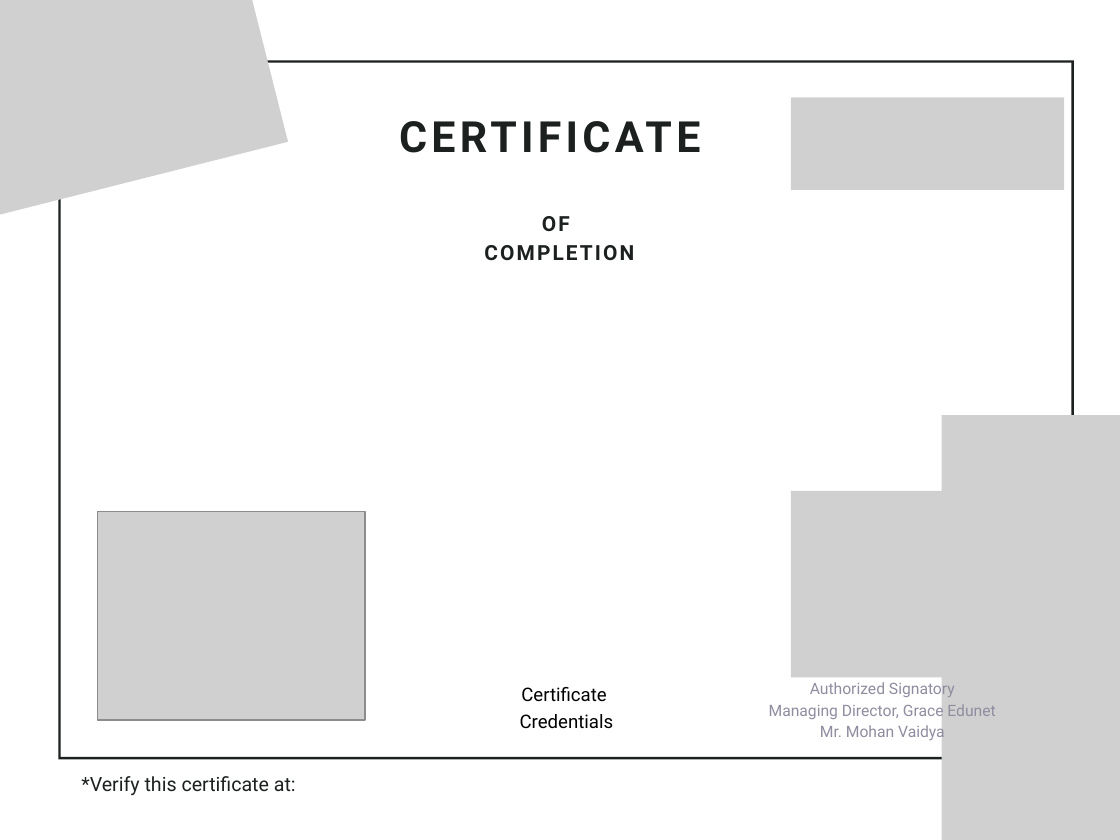
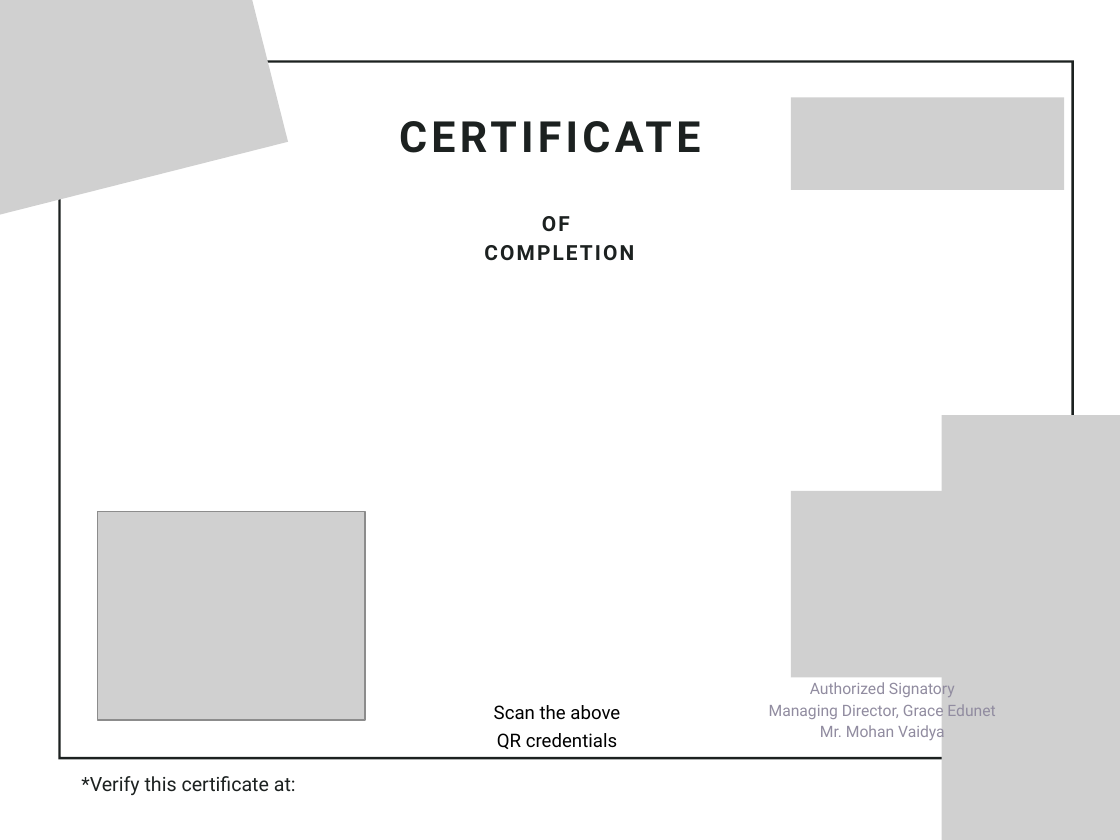
Before and after one commit to AyushRaje/Certificate-generator, a slide deck: slide 1 of certificate_templates/blank_slide.pptx. Drawn at 1120x840 pixels with LibreOffice and Linux fonts; fonts in the diff are those of the drawing; grey boxes stand for pictures. Boxes give left, top, right and bottom in pixels: in the first picture for what was removed or moved away, otherwise in the second. Text is boxed around its words. In the diff, an @@ line names an element or a change of style, - is before the commit and + after.

```diff
--- a/certificate_templates/blank_slide.pptx
+++ b/certificate_templates/blank_slide.pptx
@@ text at (x1=494, y1=705, x2=620, y2=749): text changed @@
-Certificate
-Credentials
+Scan the above
+QR credentials
```
Also in this commit, not shown: 12 other files.
